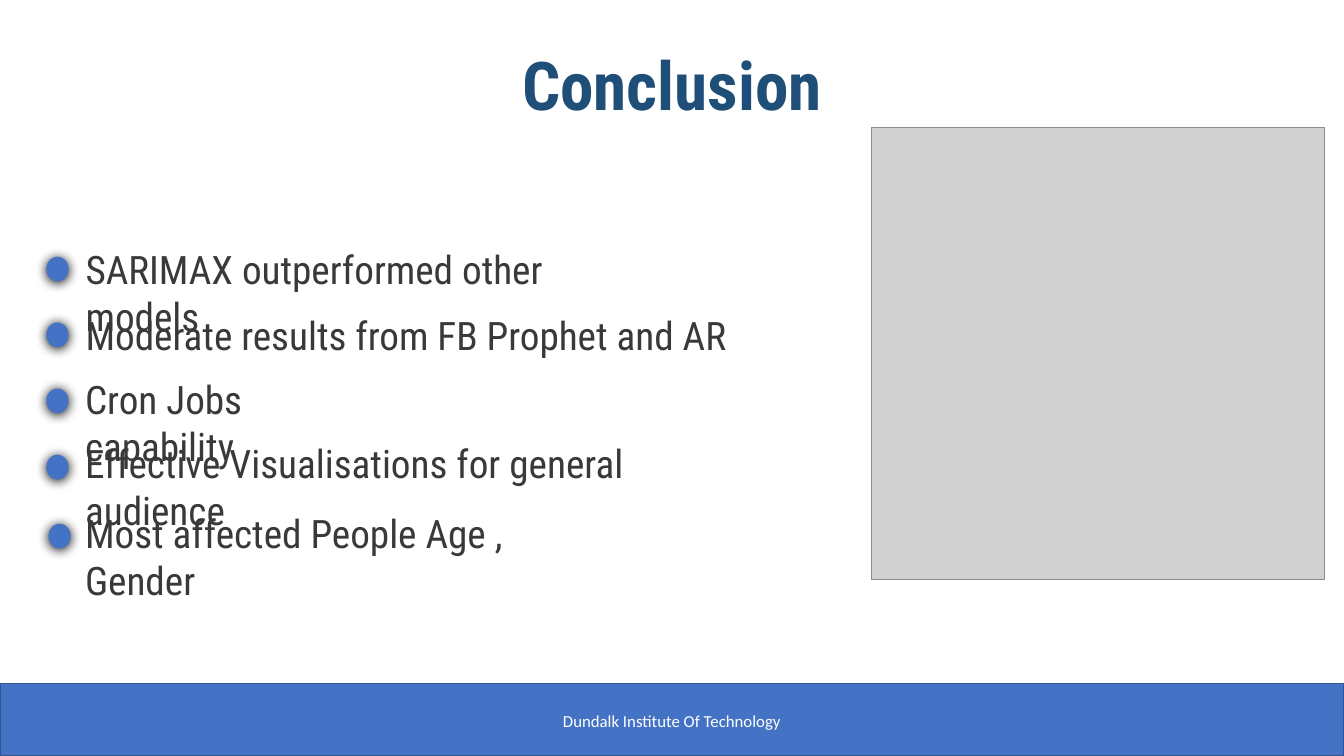
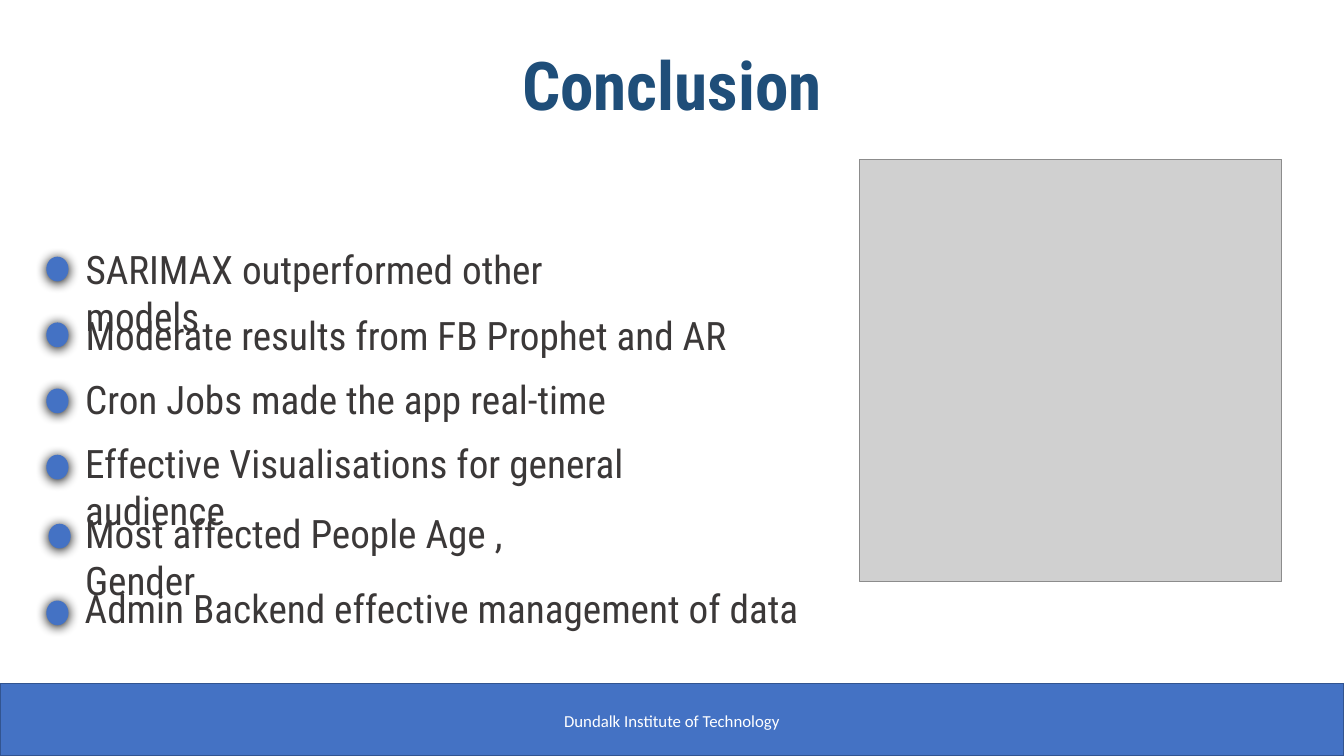
Before and after one commit to sujilkumarkm/desertion_dkit_msc_2022_sep, a slide deck: slide 10 of mani_sujil_dessertation_ppt.pptx (slide 6 before the commit). Drawn at 1344x756 pixels with LibreOffice and Linux fonts; fonts in the diff are those of the drawing; grey boxes stand for pictures. Boxes give left, top, right and bottom in pixels: in the first picture for what was removed or moved away, otherwise in the second. Text is boxed around its words. In the diff, an @@ line names an element or a change of style, - is before the commit and + after.

```diff
--- a/mani_sujil_dessertation_ppt.pptx
+++ b/mani_sujil_dessertation_ppt.pptx
@@ picture resized from (x1=872, y1=127, x2=1325, y2=580) to (x1=860, y1=159, x2=1282, y2=582) @@
@@ text at (x1=85, y1=384, x2=606, y2=422): text changed @@
-Cron Jobs capability
+Cron Jobs made the app real-time
@@ text added at (x1=85, y1=587, x2=799, y2=631), 28 pt, text #3B3838 @@
+Admin Backend effective management of data
@@ ellipse added at (x1=46, y1=601, x2=69, y2=626), fill #4472C4 @@
@@ text at (x1=564, y1=715, x2=780, y2=730): text changed @@
-Dundalk Institute Of Technology
+Dundalk Institute of Technology
```
Also in this commit, not shown: 6 other slides changed.
